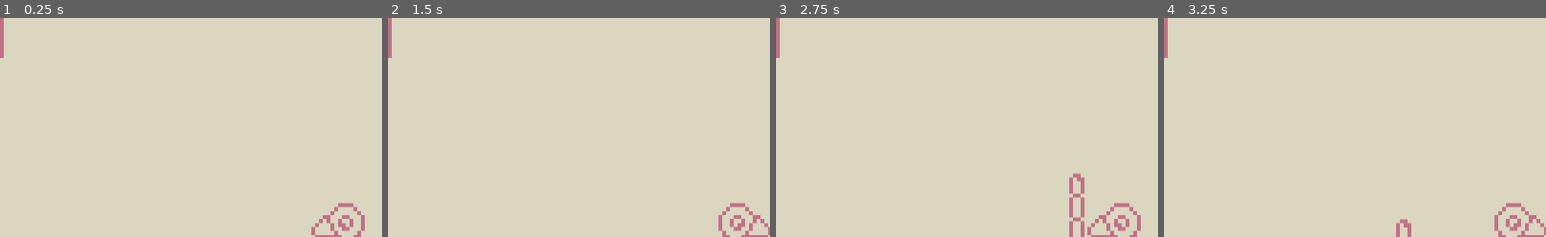
Above: before the commit, frames 1-4 (left to right).
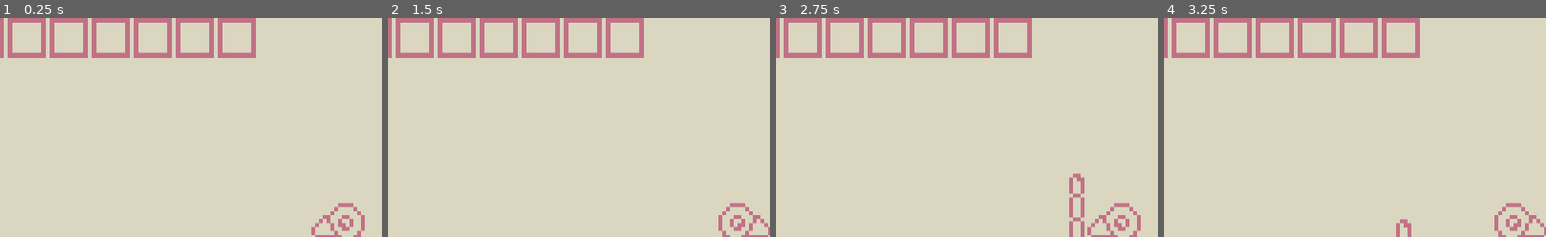
Above: after the commit, the same moments.

Repository: Mochyk228/MiningAndCrafting
Game: Godot game, scene res://Scenes/root.tscn
Two runs of this game, one before a commit and one after it. Both use one fixed random seed, a clock stepped at 60 frames per second and the inputs below.
Inputs (mouse positions are % of the whole screen's width and height, from its top left):
- Up to frame 1 (0.25 s): no input
- Up to frame 2 (1.5 s): tap Enter at 0.5 s; move the mouse to (72, 45) at 0.52 s; hold D (right) from 0.53 s (still down); click (72, 45) at 0.6 s; tap Space (jump) at 0.77 s; move the mouse to (30, 55) at 1.27 s; click (30, 55) at 1.35 s
- Up to frame 3 (2.75 s): tap Space (jump) at 1.52 s; move the mouse to (60, 28) at 2.02 s; release D (right) at 2.03 s; hold A (left) from 2.03 s (still down); click (60, 28) at 2.1 s
- Up to frame 4 (3.25 s): move the mouse to (45, 70) at 2.77 s; release A (left) at 2.78 s; hold D (right) from 2.78 s (still down); click (45, 70) at 2.85 s; tap Space (jump) at 3.02 s
The pictures show only the part of the screen within x 4-54%, y 0-50%; the shares and areas given below are measured in that part.

The runs differ from the first frame. In frame 1, 4.9% of the frame differs, in the area x 2-67%, y 0-19%; in frame 2, 4.9%; in frame 3, 4.9%; in frame 4, 4.9%.

Commit message:
Gran Finale

Diff:
--- a/Scenes/player.tscn
+++ b/Scenes/player.tscn
@@ -1,8 +1,9 @@
-[gd_scene load_steps=5 format=3 uid="uid://b6jxl460emqv6"]
+[gd_scene load_steps=6 format=3 uid="uid://b6jxl460emqv6"]
 
 [ext_resource type="Script" uid="uid://d7wd4yhvol0p" path="res://Scripts/character_body_2d.gd" id="1_cvnsp"]
 [ext_resource type="Texture2D" uid="uid://dg8c61lwqabyq" path="res://Art/player.png" id="2_6t5aa"]
 [ext_resource type="Texture2D" uid="uid://bh1op5faon86d" path="res://Art/slot.png" id="3_6t5aa"]
+[ext_resource type="Script" uid="uid://cv4l3rsuxx8ah" path="res://Scripts/ui.gd" id="3_vgqql"]
 
 [sub_resource type="CapsuleShape2D" id="CapsuleShape2D_vnucn"]
 radius = 7.0
@@ -26,13 +27,45 @@
 zoom = Vector2(0.1, 0.1)
 
 [node name="CanvasLayer" type="CanvasLayer" parent="."]
+scale = Vector2(0.025, 0.025)
+transform = Transform2D(0.025, 0, 0, 0.025, 0, 0)
+script = ExtResource("3_vgqql")
 
 [node name="HBoxContainer" type="HBoxContainer" parent="CanvasLayer"]
 offset_right = 40.0
 offset_bottom = 40.0
-scale = Vector2(0.025, 0.025)
 
 [node name="TextureRect" type="TextureRect" parent="CanvasLayer/HBoxContainer"]
 layout_mode = 2
 texture = ExtResource("3_6t5aa")
 expand_mode = 2
+
+[node name="TextureRect2" type="TextureRect" parent="CanvasLayer/HBoxContainer"]
+layout_mode = 2
+texture = ExtResource("3_6t5aa")
+expand_mode = 2
+
+[node name="TextureRect3" type="TextureRect" parent="CanvasLayer/HBoxContainer"]
+layout_mode = 2
+texture = ExtResource("3_6t5aa")
+expand_mode = 2
+
+[node name="TextureRect4" type="TextureRect" parent="CanvasLayer/HBoxContainer"]
+layout_mode = 2
+texture = ExtResource("3_6t5aa")
+expand_mode = 2
+
+[node name="TextureRect5" type="TextureRect" parent="CanvasLayer/HBoxContainer"]
+layout_mode = 2
+texture = ExtResource("3_6t5aa")
+expand_mode = 2
+
+[node name="TextureRect6" type="TextureRect" parent="CanvasLayer/HBoxContainer"]
+layout_mode = 2
+texture = ExtResource("3_6t5aa")
+expand_mode = 2
+
+[node name="TextureRect7" type="TextureRect" parent="CanvasLayer/HBoxContainer"]
+layout_mode = 2
+texture = ExtResource("3_6t5aa")
+expand_mode = 2
--- a/Scenes/root.tscn
+++ b/Scenes/root.tscn
@@ -1,8 +1,11 @@
-[gd_scene load_steps=6 format=4 uid="uid://707vq0t6x377"]
+[gd_scene load_steps=10 format=4 uid="uid://707vq0t6x377"]
 
 [ext_resource type="Texture2D" uid="uid://dbin40btu2ebu" path="res://Art/background.png" id="1_i04dx"]
 [ext_resource type="Texture2D" uid="uid://curhrmgo0c20j" path="res://Art/tile_set.png" id="2_8pvmw"]
 [ext_resource type="PackedScene" uid="uid://b6jxl460emqv6" path="res://Scenes/player.tscn" id="3_vnucn"]
+[ext_resource type="Script" uid="uid://qvu3pa8fpiq" path="res://Scripts/furance.gd" id="4_4g5cr"]
+[ext_resource type="Texture2D" uid="uid://ces1tiq6kqaui" path="res://Art/furance.png" id="4_c3mwy"]
+[ext_resource type="Texture2D" uid="uid://bh1op5faon86d" path="res://Art/slot.png" id="6_ckhy6"]
 
 [sub_resource type="TileSetAtlasSource" id="TileSetAtlasSource_vnucn"]
 texture = ExtResource("2_8pvmw")
@@ -21,6 +24,9 @@
 tile_size = Vector2i(8, 8)
 physics_layer_0/collision_layer = 1
 sources/0 = SubResource("TileSetAtlasSource_vnucn")
+
+[sub_resource type="RectangleShape2D" id="RectangleShape2D_4g5cr"]
+size = Vector2(10, 12)
 
 [node name="Root" type="Node2D"]
 
@@ -41,3 +47,72 @@
 [node name="Player" parent="." node_paths=PackedStringArray("tile_map_layer", "tile_map_layer_2") instance=ExtResource("3_vnucn")]
 tile_map_layer = NodePath("../TileMaps/TileMapLayer")
 tile_map_layer_2 = NodePath("../TileMaps/TileMapLayer2")
+
+[node name="Furance" type="Area2D" parent="."]
+position = Vector2(82, 83)
+script = ExtResource("4_4g5cr")
+
+[node name="Sprite" type="Sprite2D" parent="Furance"]
+texture = ExtResource("4_c3mwy")
+
+[node name="CollisionShape2D" type="CollisionShape2D" parent="Furance"]
+shape = SubResource("RectangleShape2D_4g5cr")
+
+[node name="CanvasLayer" type="CanvasLayer" parent="Furance"]
+visible = false
+
+[node name="Control" type="Control" parent="Furance/CanvasLayer"]
+layout_mode = 3
+anchors_preset = 15
+anchor_right = 1.0
+anchor_bottom = 1.0
+grow_horizontal = 2
+grow_vertical = 2
+
+[node name="FunaranceMenu" type="TextureRect" parent="Furance/CanvasLayer/Control"]
+layout_mode = 1
+anchors_preset = 8
+anchor_left = 0.5
+anchor_top = 0.5
+anchor_right = 0.5
+anchor_bottom = 0.5
+offset_left = -20.0
+offset_top = -20.0
+offset_right = 20.0
+offset_bottom = 20.0
+grow_horizontal = 2
+grow_vertical = 2
+texture = ExtResource("6_ckhy6")
+stretch_mode = 3
+
+[node name="Item1" type="TextureRect" parent="Furance/CanvasLayer/Control/FunaranceMenu"]
+layout_mode = 0
+offset_left = 18.0
+offset_top = 18.0
+offset_right = 58.0
+offset_bottom = 58.0
+scale = Vector2(0.03, 0.03)
+texture = ExtResource("6_ckhy6")
+
+[node name="Item2" type="TextureRect" parent="Furance/CanvasLayer/Control/FunaranceMenu"]
+layout_mode = 0
+offset_left = 18.0
+offset_top = 20.0
+offset_right = 58.0
+offset_bottom = 60.0
+scale = Vector2(0.03, 0.03)
+texture = ExtResource("6_ckhy6")
+
+[node name="FinishItem" type="TextureRect" parent="Furance/CanvasLayer/Control/FunaranceMenu"]
+layout_mode = 0
+offset_left = 21.0
+offset_top = 19.0
+offset_right = 61.0
+offset_bottom = 59.0
+scale = Vector2(0.03, 0.03)
+texture = ExtResource("6_ckhy6")
+
+[connection signal="mouse_entered" from="Furance" to="Furance" method="_on_mouse_entered"]
+[connection signal="mouse_exited" from="Furance" to="Furance" method="_on_mouse_exited"]
+[connection signal="mouse_entered" from="Furance/CanvasLayer/Control/FunaranceMenu" to="Furance" method="_on_funarance_menu_mouse_entered"]
+[connection signal="mouse_exited" from="Furance/CanvasLayer/Control/FunaranceMenu" to="Furance" method="_on_funarance_menu_mouse_exited"]
--- a/Scripts/character_body_2d.gd
+++ b/Scripts/character_body_2d.gd
@@ -1,4 +1,8 @@
 extends CharacterBody2D
+
+signal OnStoneUpdate
+signal OnBambooUpdate
+signal OnPickAxeUpdate
 
 @export var item_dic : Dictionary [String, Vector2i]
 
@@ -13,10 +17,17 @@
 	var mouse_pos = get_global_mouse_position()
 	var tile_pos = tile_map.local_to_map(mouse_pos)
 
+	if Inventory.pick_axe > 0:
+		tile_map.set_cell(tile_pos, -1)
+
 	if tile_map.get_cell_atlas_coords(tile_pos) == item_dic["Bamboo"]:
 		tile_map.set_cell(tile_pos, -1)
+		OnBambooUpdate.emit()
+		Inventory.bamboo += 1
 	elif tile_map.get_cell_atlas_coords(tile_pos) == item_dic["Stone"]:
 		tile_map.set_cell(tile_pos, -1)
+		OnStoneUpdate.emit()
+		Inventory.stone += 1
 
 func _physics_process(delta):
 	if Input.is_action_just_pressed("mouse_left_click"):
@@ -37,6 +48,9 @@
 	move_and_slide()
 
 func _process(delta):
+	if Inventory.pick_axe > 0:
+		OnPickAxeUpdate.emit()
+
 	if velocity.length() > 0:
 		if velocity.x > 0:
 			sprite.flip_h = false
--- /dev/null
+++ b/Scripts/furance.gd
@@ -0,0 +1,53 @@
+extends Area2D
+
+var is_mouse_hovering : bool
+var is_mouse_outside : bool
+var is_slot1_ready : bool
+var is_slot2_ready : bool
+
+@onready var canvas_layer: CanvasLayer = $CanvasLayer
+const BAMBOO_SLOT = preload("res://Art/bamboo_slot.png")
+const STONE_SLOT = preload("res://Art/stone_slot.png")
+const SLOT = preload("res://Art/slot.png")
+const PICK_AXE = preload("res://Art/pick_axe.png")
+
+func _on_mouse_entered() -> void:
+	is_mouse_hovering = true
+
+func _on_mouse_exited() -> void:
+	is_mouse_hovering = false
+
+func _on_funarance_menu_mouse_exited() -> void:
+	is_mouse_outside = false
+
+func _on_funarance_menu_mouse_entered() -> void:
+	is_mouse_outside = true
+
+func _process(delta):
+	if is_mouse_hovering and Input.is_action_just_pressed("mouse_left_click"):
+		canvas_layer.visible = true
+
+	if is_mouse_outside and Input.is_action_just_pressed("mouse_left_click"):
+		canvas_layer.visible = false
+
+	if Inventory.stone >= 1:
+		$CanvasLayer/Control/FunaranceMenu/Item1.texture = STONE_SLOT
+		is_slot1_ready = true
+	else:
+		$CanvasLayer/Control/FunaranceMenu/Item1.texture = SLOT
+		is_slot1_ready = false
+	if Inventory.bamboo >= 1:
+		$CanvasLayer/Control/FunaranceMenu/Item2.texture = BAMBOO_SLOT
+		is_slot2_ready = true
+	else:
+		$CanvasLayer/Control/FunaranceMenu/Item2.texture = SLOT
+		is_slot2_ready = false
+
+	if canvas_layer.visible == true and is_slot1_ready and is_slot2_ready:
+		Inventory.stone -= 1
+		Inventory.bamboo -= 1
+		Inventory.pick_axe += 1
+		$CanvasLayer/Control/FunaranceMenu/FinishItem.texture = PICK_AXE
+# if inventory stone is more than 1 change texture and remove stone from inventory
+# When all is ready furge a pick axe and add it to inventory
+# activate to be able to brake all the blocks
--- /dev/null
+++ b/Scripts/inventory.gd
@@ -0,0 +1,5 @@
+extends Node
+
+var stone : int = 0
+var bamboo : int = 0
+var pick_axe : int = 0
--- /dev/null
+++ b/Scripts/ui.gd
@@ -0,0 +1,31 @@
+extends CanvasLayer
+
+@onready var h_box_container: HBoxContainer = $HBoxContainer
+@onready var player: CharacterBody2D = get_parent()
+@onready var children = h_box_container.get_children()
+@onready var empty_slot = children[0].texture
+
+const SLOT : Texture2D = preload("res://Art/slot.png")
+const BAMBOO_SLOT : Texture2D = preload("res://Art/bamboo_slot.png")
+const STONE_SLOT : Texture2D = preload("res://Art/stone_slot.png")
+const PICK_AXE = preload("res://Art/pick_axe.png")
+
+func _ready():
+	player.OnStoneUpdate.connect(add_stone)
+	player.OnBambooUpdate.connect(add_bamboo)
+	player.OnPickAxeUpdate.connect(add_pick_axe)
+
+func add_stone():
+	add_slot(STONE_SLOT)
+
+func add_bamboo():
+	add_slot(BAMBOO_SLOT)
+
+func add_pick_axe():
+	add_slot(PICK_AXE)
+
+func add_slot(slot_texture : Texture2D):
+	for child : TextureRect in children:
+		if child.texture == empty_slot:
+			child.texture = slot_texture
+			return
--- a/project.godot
+++ b/project.godot
@@ -14,6 +14,10 @@
 run/main_scene="uid://707vq0t6x377"
 config/features=PackedStringArray("4.4", "Forward Plus")
 config/icon="res://Art/icon.svg"
+
+[autoload]
+
+Inventory="*res://Scripts/inventory.gd"
 
 [display]
 
Binary file changed: Art/bamboo_slot.png
Binary file added: Art/furance.png
Not shown, added: Art/furance.png.import
Binary file added: Art/pick_axe.png
Not shown, added: Art/pick_axe.png.import
Binary file changed: Art/slot.png
Binary file changed: Art/stone_slot.png
Not shown, added: Scripts/furance.gd.uid
Not shown, added: Scripts/inventory.gd.uid
Not shown, added: Scripts/ui.gd.uid
Not shown, added: export_presets.cfg
Not shown, changed: .DS_Store
(and 1 more such lines)
